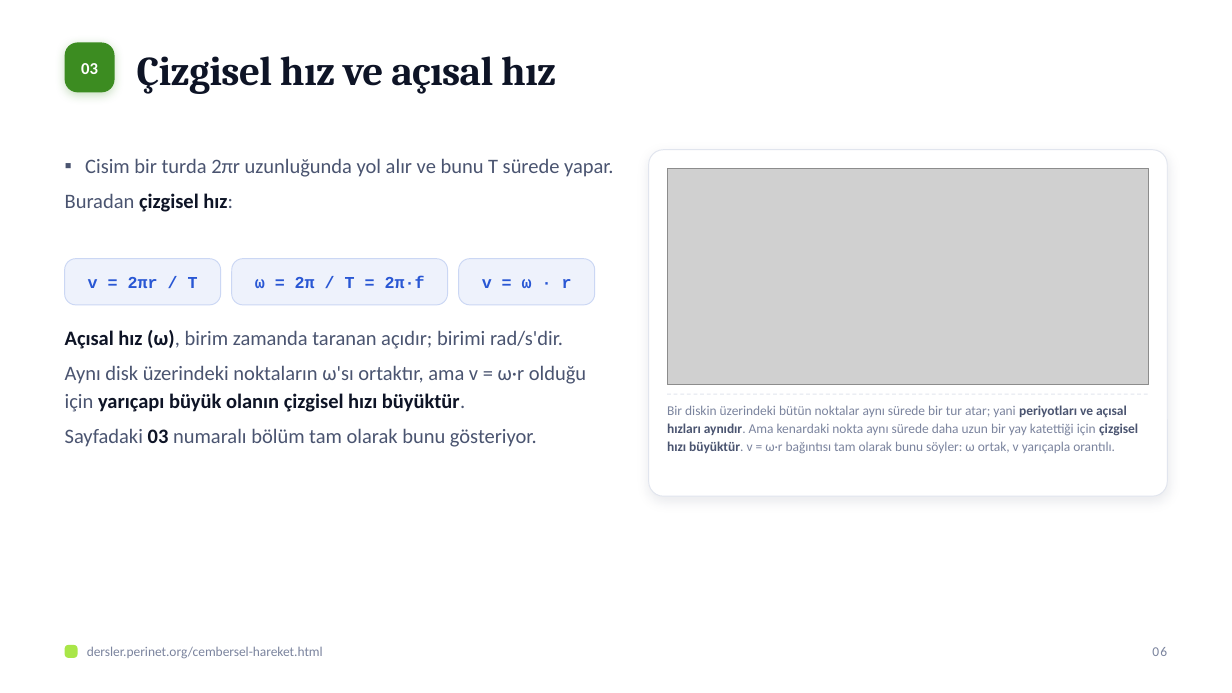
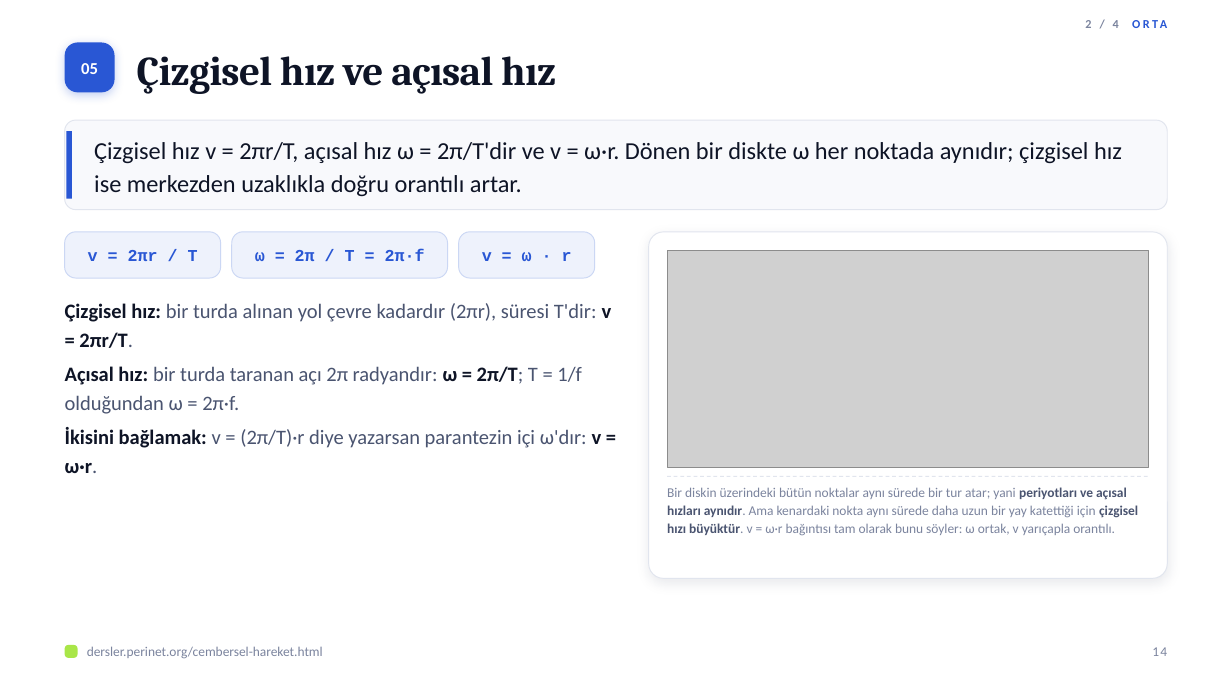
Before and after one commit to elestirmen/dersler, a slide deck: slide 14 of dist/sunum/cembersel-hareket.pptx (slide 6 before the commit). Drawn at 1232x693 pixels with LibreOffice and Linux fonts; fonts in the diff are those of the drawing; grey boxes stand for pictures. Boxes give left, top, right and bottom in pixels: in the first picture for what was removed or moved away, otherwise in the second. Text is boxed around its words. In the diff, an @@ line names an element or a change of style, - is before the commit and + after.

```diff
--- a/dist/sunum/cembersel-hareket.pptx
+++ b/dist/sunum/cembersel-hareket.pptx
@@ text added at [1085, 20, 1119, 28], 9.5 pt, text #2957D4, bold @@
+2 / 4 ORTA
@@ rounded rectangle at [65, 43, 115, 92]: fill #3C8C21 to #2957D4; shadow changed @@
@@ text at [81, 63, 98, 74]: text changed @@
-03
+05
@@ rounded rectangle added at [65, 120, 1167, 210], fill #F8F9FC, outline #E1E5EE 0.75 pt @@
@@ rectangle added at [67, 131, 72, 199], fill #2957D4 @@
@@ text added at [94, 142, 1122, 196], 19 pt, text #0E1426 @@
+Çizgisel hız v = 2πr/T, açısal hız ω = 2π/T'dir ve v = ω·r. Dönen bir diskte ω her noktada aynıdır; çizgisel hız ise merkezden uzaklıkla doğru orantılı artar.
@@ text removed at [65, 158, 614, 212] @@
-▪ Cisim bir turda 2πr uzunluğunda yol alır ve bunu T sürede yapar.
-▪ Buradan çizgisel hız:
@@ picture removed at [667, 168, 1149, 385] @@
@@ 3 texts, 3 rounded rectangles: place and size @@
-3 texts, 3 rounded rectangles at [65, 259, 594, 305]
+3 texts, 3 rounded rectangles at [65, 232, 594, 278]
@@ picture added at [667, 250, 1149, 468] @@
@@ text added at [65, 303, 612, 473], 16 pt, text #4A5470 @@
+1. Çizgisel hız: bir turda alınan yol çevre kadardır (2πr), süresi T'dir: v = 2πr/T.
+2. Açısal hız: bir turda taranan açı 2π radyandır: ω = 2π/T; T = 1/f olduğundan ω = 2π·f.
+3. İkisini bağlamak: v = (2π/T)·r diye yazarsan parantezin içi ω'dır: v = ω·r.
@@ text removed at [65, 330, 586, 447] @@
-▪ Açısal hız (ω), birim zamanda taranan açıdır; birimi rad/s'dir.
-▪ Aynı disk üzerindeki noktaların ω'sı ortaktır, ama v = ω·r olduğu için yarıçapı büyük olanın çizgisel hızı büyüktür.
-▪ Sayfadaki 03 numaralı bölüm tam olarak bunu gösteriyor.
@@ 1 text, 1 rounded rectangle, 1 line: place and size @@
-1 text, 1 rounded rectangle, 1 line at [649, 150, 1167, 496]
+1 text, 1 rounded rectangle, 1 line at [649, 232, 1167, 579]
@@ text at [1152, 647, 1167, 656]: text changed @@
-06
+14
```
Also in this commit, not shown: 11 other slides changed, 28 slides added, 3 slides removed, 21 other files.
